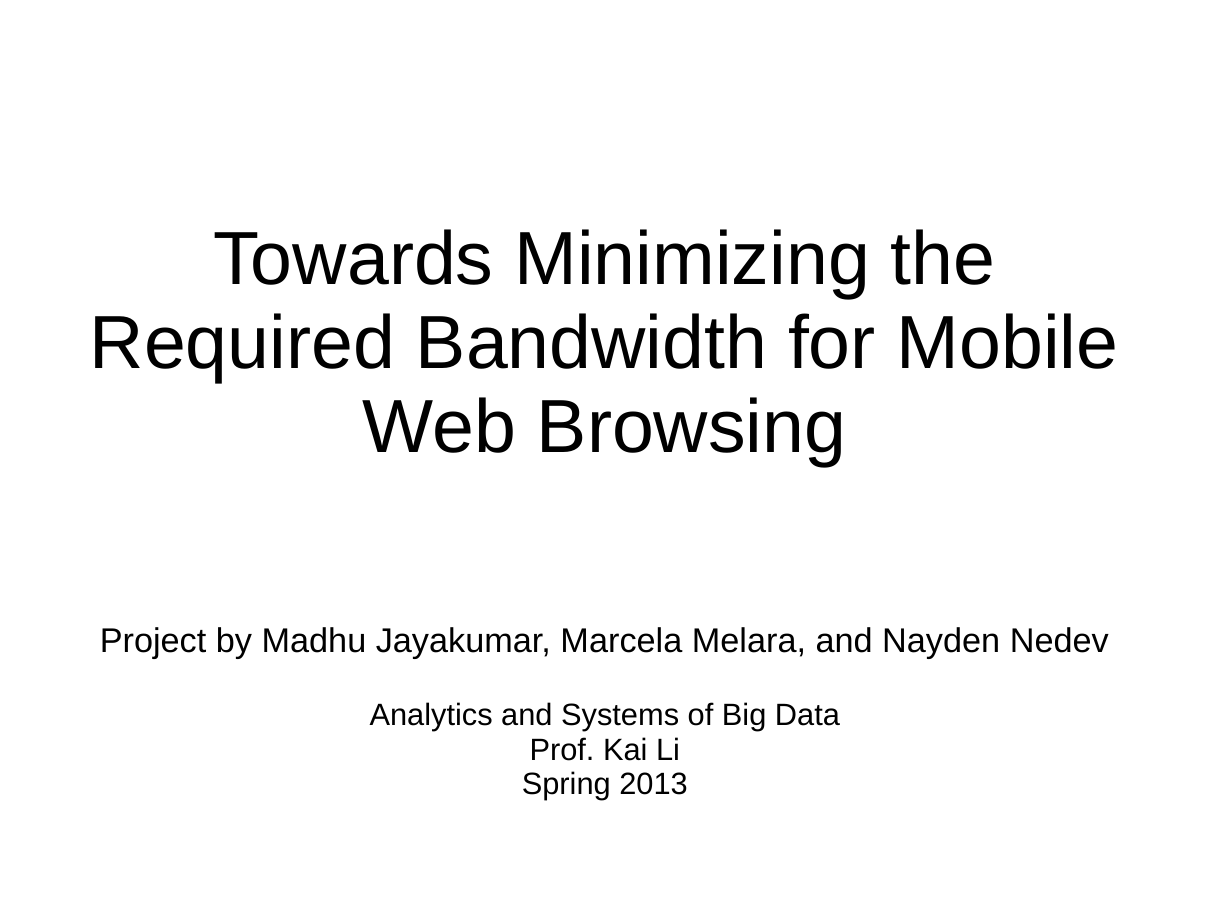
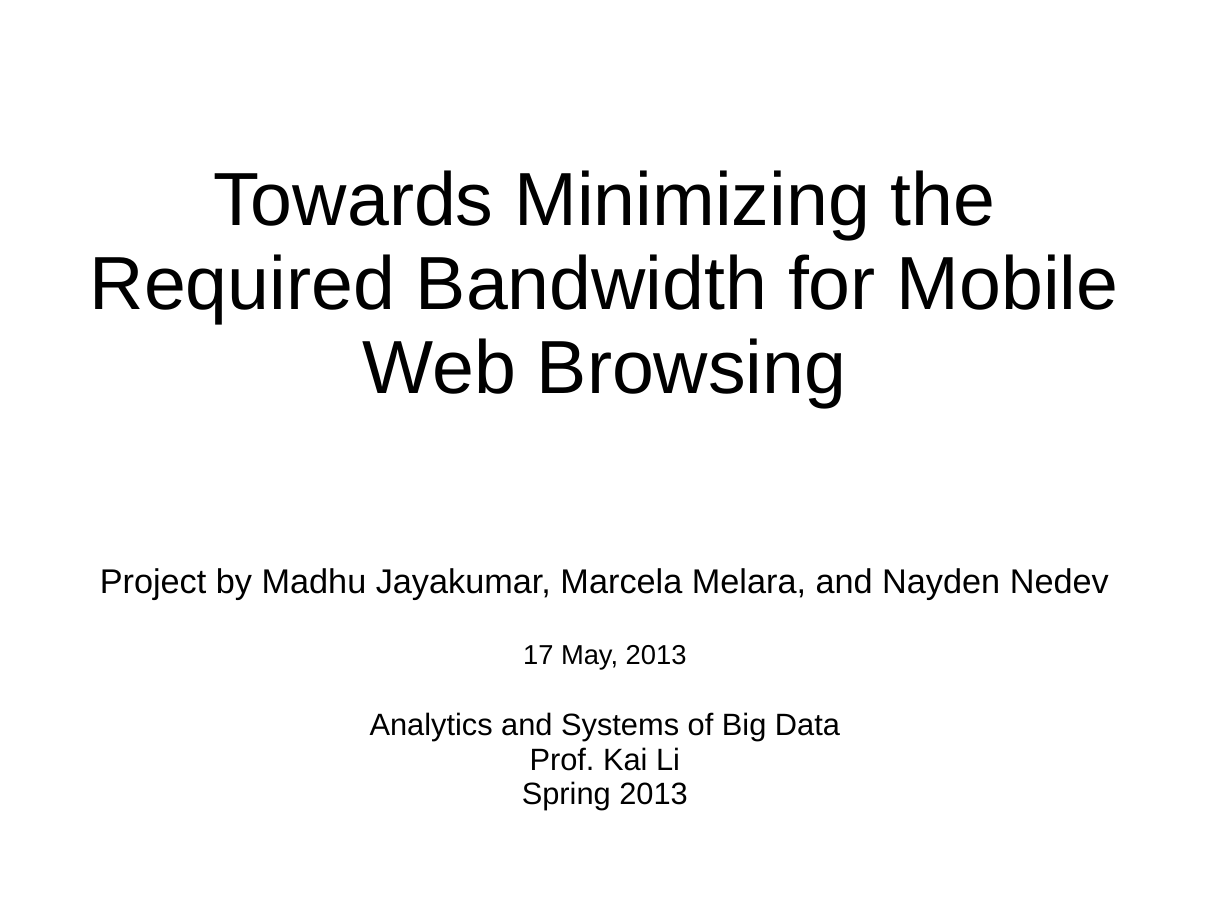
Before and after one commit to masomel/big-data-project, a slide deck: slide 1 of paper/Presentation_May17.ppt. Drawn at 1232x924 pixels with LibreOffice and Linux fonts; fonts in the diff are those of the drawing; background and template pictures are left out. Boxes give left, top, right and bottom in pixels: in the first picture for what was removed or moved away, otherwise in the second. Text is boxed around its words. In the diff, an @@ line names an element or a change of style, - is before the commit and + after.

```diff
--- a/paper/Presentation_May17.ppt
+++ b/paper/Presentation_May17.ppt
@@ text "Towards Minimizing the Required Bandwidth ...": place and size @@
-text "Towards Minimizing the Required Bandwidth ..." at [90,229,1119,800]
+text "Towards Minimizing the Required Bandwidth ..." at [90,170,1119,805]
@@ text at [523,645,687,669]: paragraph added @@
+17 May, 2013
```
Also in this commit, not shown: 3 other slides changed.
